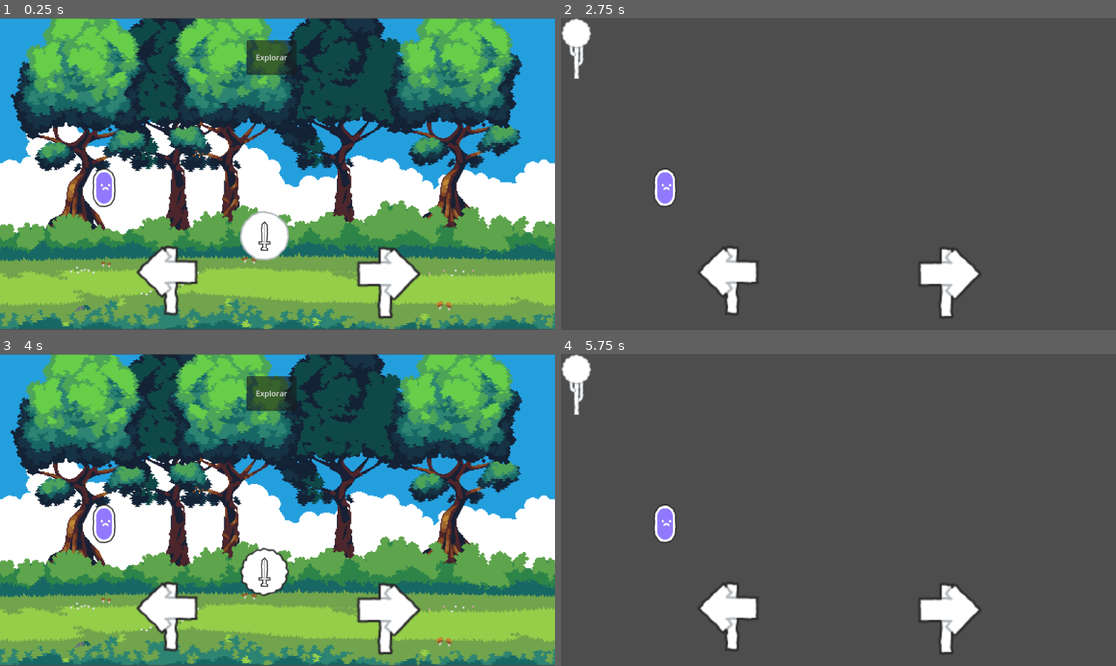
Above: before the commit, frames 1-4 (two rows, left to right).
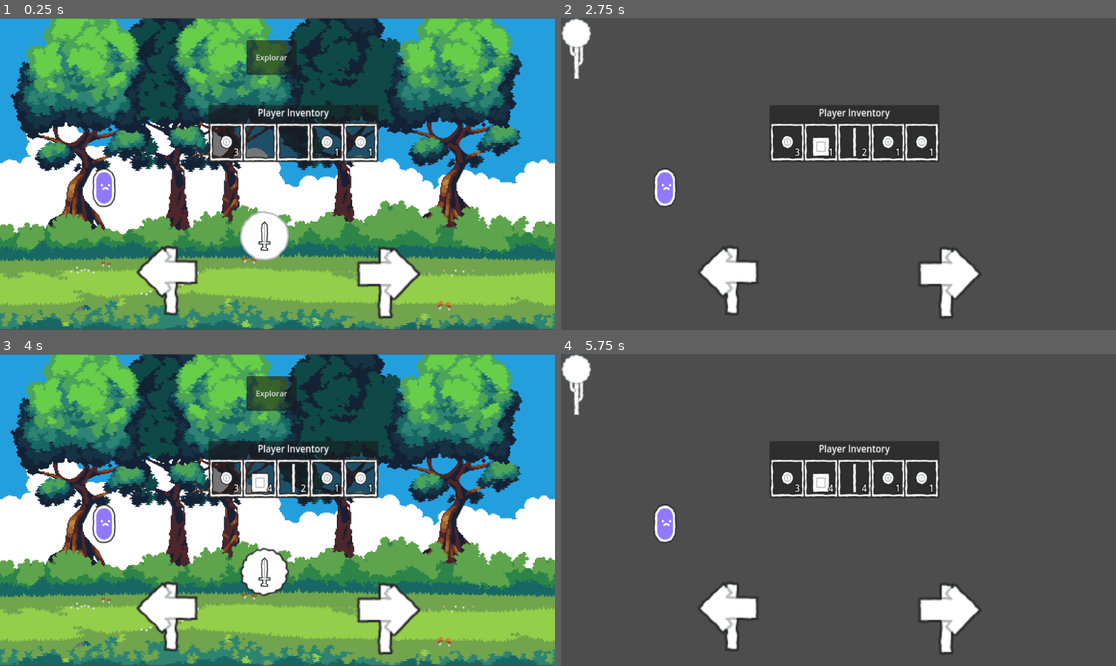
Above: after the commit, the same moments.

Repository: jcamloz/LittleSurvival
Game: Godot game, scene res://Scenes/Game.tscn
Same seed, same stepped clock (60 frames per second), same inputs: the game is played once before the commit and once after it.
Inputs (mouse positions are in pixels of both pictures, inside the frame that each line leads up to):
- Up to frame 1 (0.25 s): no input
- Up to frame 2 (2.75 s): click (827, 236) at 0.5 s; click "Explorar" at 1.25 s; click (727, 283) at 2 s
- Up to frame 3 (4 s): click (388, 619) at 2.75 s; click (266, 572) at 3.5 s
- Up to frame 4 (5.75 s): click "Explorar" at 4.25 s; click (727, 619) at 5 s

The runs differ from the first frame. In frame 1, 4.2% of the frame differs, in the area x 37-69%, y 27-47%; in frame 2, 5.1%, in the area x 37-69%, y 28-47%; in frame 3, 4.2%; in frame 4, 5.1%.

Commit message:
Función de eliminar Items y obtener la cantidad total de x item en el inventario añadida. Fondo de prueba añadido en la primera zona

Diff:
--- a/Scenes/Scenarios/Scenario_0.tscn
+++ b/Scenes/Scenarios/Scenario_0.tscn
@@ -1,10 +1,12 @@
 [gd_scene load_steps=2 format=3 uid="uid://xtcqivpxt35"]
 
-[ext_resource type="Texture2D" uid="uid://4sref436xtl0" path="res://Assets/PNG/Default/background_cloudA.png" id="1_lk46d"]
+[ext_resource type="Texture2D" uid="uid://mejqm4d5uitc" path="res://Assets/house_pixel_bg.png" id="1_magow"]
 
 [node name="Scenario" type="Node2D"]
 
 [node name="Background" type="TextureRect" parent="."]
-offset_right = 40.0
-offset_bottom = 40.0
-texture = ExtResource("1_lk46d")
+offset_left = -5.0
+offset_top = -24.0
+offset_right = 1164.0
+offset_bottom = 819.0
+texture = ExtResource("1_magow")
--- a/Scripts/Inventory.gd
+++ b/Scripts/Inventory.gd
@@ -13,7 +13,7 @@
 
 func _ready():
 	#Al crearse será invisible
-	visible = false
+	#visible = false
 	if inventory != null:
 		invNameLabel.text = inventory.inventoryName
 		# Itera a través de los slots del inventario
@@ -96,6 +96,25 @@
 		index+=1
 	return left_amount
 
+#Devuelve la cantidad que no ha podido borrar de todo lo indicado
+#Ejemplo, se pide borrar 4 elementos pero solo se han podido borrar 2, devuelve -2
+#Eso no significa que no queden en el inventario, solo indica lo que falta por borrar de lo indicado
+func remove_item(item: Item, amount: int):
+	var index = search_item(item)
+	var inv_slot = null
+
+	#left_amount en esta función representa la cantidad a eliminar restante, no lo que queda de ese item en el inventario
+	var left_amount = amount
+
+	if index > -1:
+		inv_slot = inventory.slots[index]
+		left_amount = (amount - inv_slot.amount)
+
+		inv_slot.amount -= amount
+		if left_amount > 0 && left_amount != amount:
+			left_amount = remove_item(item, left_amount)
+	return left_amount
+
 #Función que busca un ítem con espacio disponible para almacenar más
 func search_next_free_item(item: Item) -> int:
 	var item_index = -1
@@ -134,3 +153,16 @@
 		index+=1
 
 	return item_index
+
+func get_amount(item: Item):
+	var amount = 0
+	var index = search_item(item)
+	var inv_slot = null
+
+	if index > -1:
+		while index < inventory.slots.size():
+			inv_slot = inventory.slots[index]
+			if !inv_slot.is_empty() && inv_slot.item == item:
+				amount+=inv_slot.amount
+			index+=1
+	return amount
--- a/Scripts/Player.gd
+++ b/Scripts/Player.gd
@@ -26,5 +26,4 @@
 
 func _process(delta):
 	if Input.is_action_just_pressed("inventory"):
-		print(self)
 		inventory.toggle_visibility()
--- a/Scripts/ScenarioScripts/ScenarioController4.gd
+++ b/Scripts/ScenarioScripts/ScenarioController4.gd
@@ -3,12 +3,10 @@
 @export var lootTable : LootTable
 
 func _on_axe_button_pressed(tool_name : String):
-	if Player.tool_levels.has(tool_name):
-		print(tool_name , " level: " , Player.tool_levels[tool_name])
-	else:
-		print("No existe la herramienta: " , tool_name)
+	print(Player.inventory.add_item(preload("res://Resources/Items/Madera.tres"), randi_range(1, 3)))
 
-	print(Player.inventory.add_item(preload("res://Resources/Items/Madera.tres"), randi_range(1, 3)))#randi_range(1, 3)
+	#print(Player.inventory.remove_item(preload("res://Resources/Items/Moneda.tres"), Player.inventory.get_amount(preload("res://Resources/Items/Moneda.tres"))))
+	#print("Quedan ", Player.inventory.get_amount(preload("res://Resources/Items/Moneda.tres")))
 
 func _on_explore_button_pressed():
 	var loot = lootTable.get_random_item(Player.tool_levels["axe"])
Binary file added: Assets/house_pixel_bg.png
Not shown, added: Assets/house_pixel_bg.png.import
